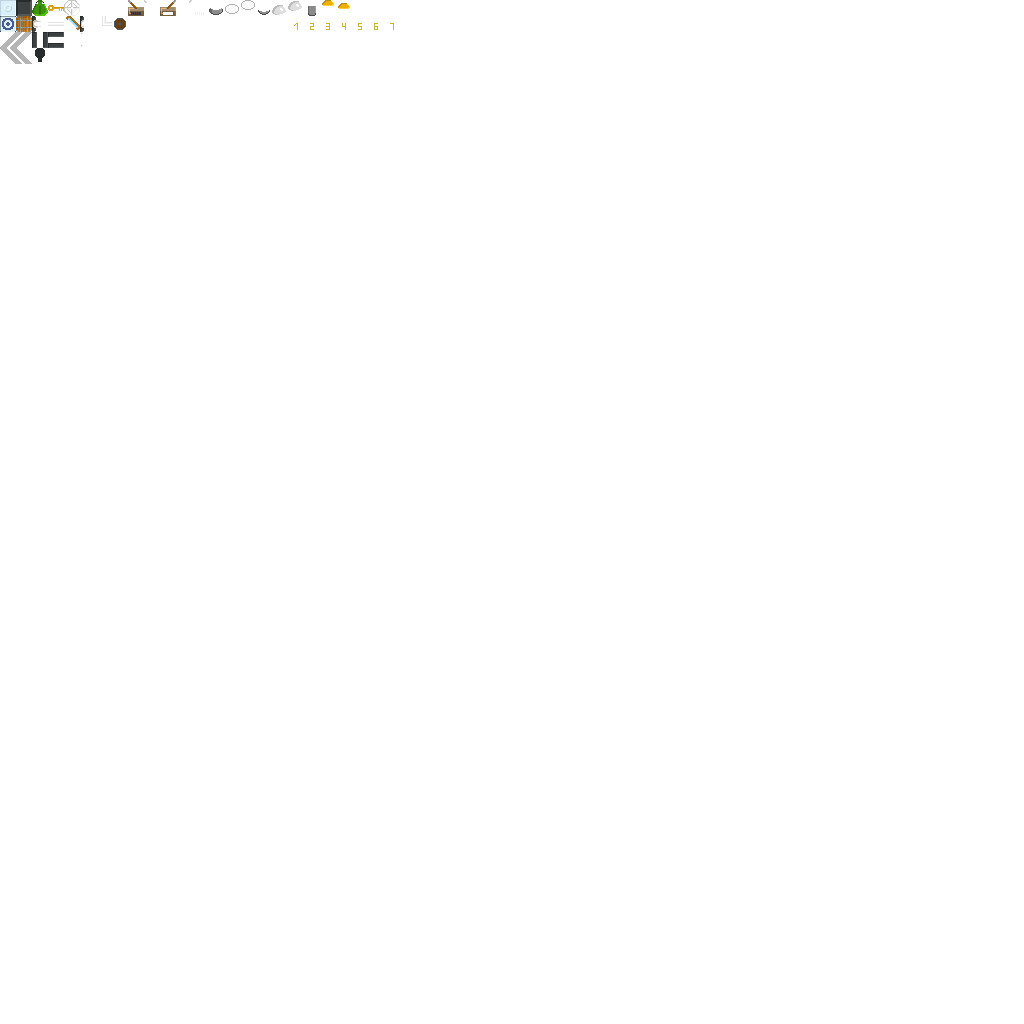
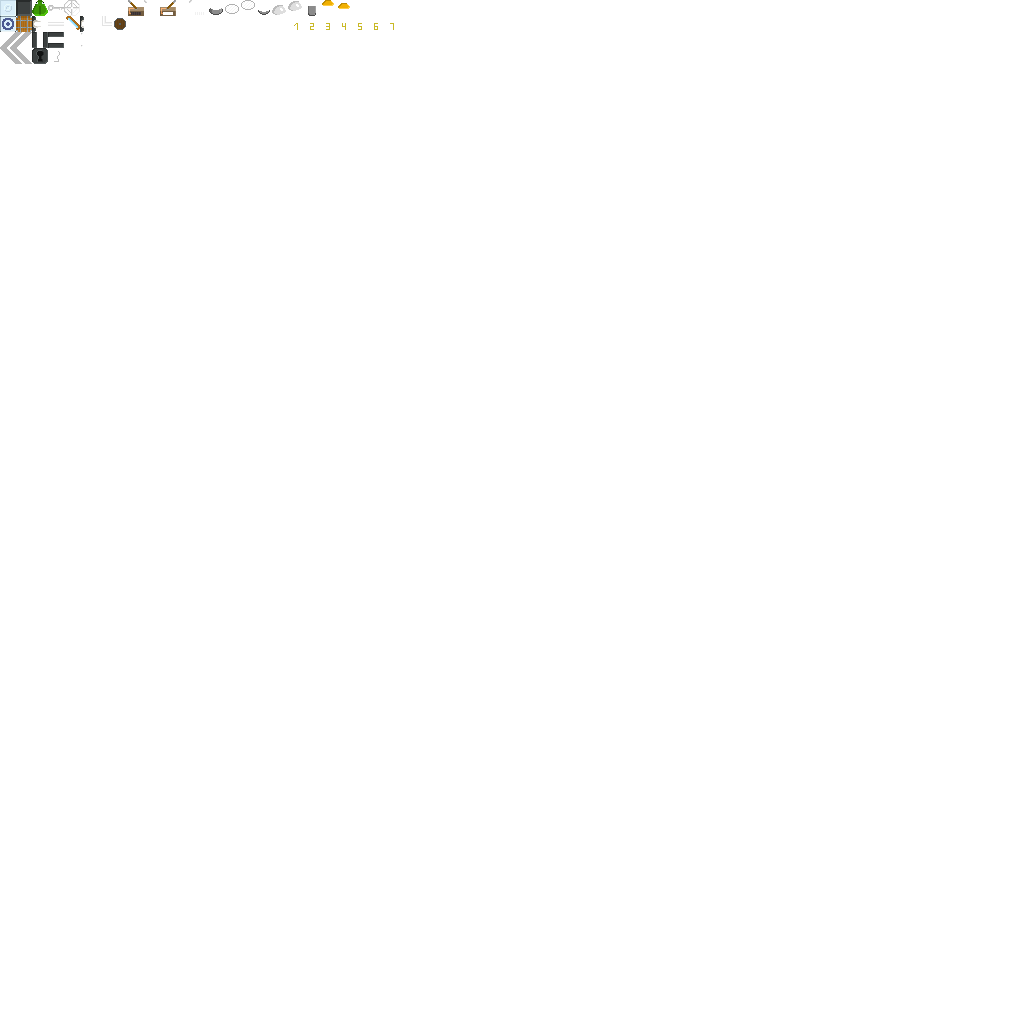
The second 1024x1024 image is a revision of the first. Changes to its layers:
painted on "Key" over [48, 5, 64, 11]
added layer "Ebene 1" above "KeyHole" over [54, 51, 60, 62]
renamed "Ebene 1" to "KeyHole", painted on it over [32, 47, 48, 64]
